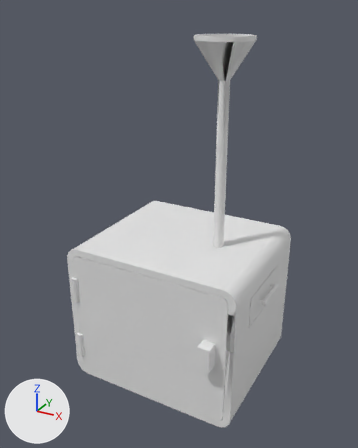
What one commit did to the FBX model public/three-assets/fbx/box.fbx.
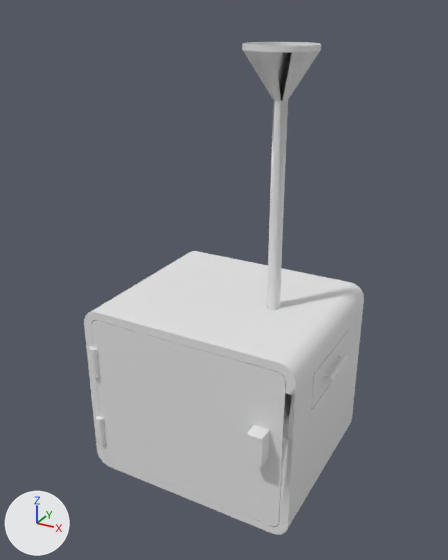
The first picture shows the older version from a 50 mm camera at (7.22, -13.45, 9.68) aimed at (0.03, -0.38, 3.14). The close-ups show both versions on the part from 0% to 100% of the width and 0% to 100% of the height of that picture; other places that the commit changed are outside them. Lighting does not change. The marker at lower left points along +X, +Y and +Z. Where no turn or scale is listed for an object, it has been applied to the vertices. Vertices at the same position are counted once.
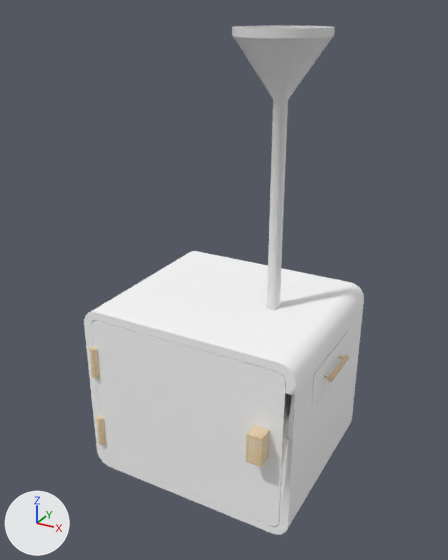
The change, as a diff of the scene's bpy script:
```diff
--- a/public/three-assets/fbx/box.fbx.py
+++ b/public/three-assets/fbx/box.fbx.py
@@ img_wood_texture_jpg @@
+img_wood_texture_jpg = load_image('Wood_Texture.jpg', '_unpacked/Wood_Texture.jpg', 3600, 3600, 'Non-Color')
@@ mat_mat_3 @@
+mat_mat_3 = bpy.data.materials.new('Mat.3')
+# uses the picture img_wood_texture_jpg
@@ mat_mat_1 @@
+mat_mat_1 = principled_material('Mat.1')
+mat_mat_1.base_color = (1.0, 1.0, 1.0)  # white #ffffff
+mat_mat_1.roughness = 0.472
@@ mat_mat @@
+mat_mat = principled_material('Mat')
+mat_mat.base_color = (0.8, 0.8, 0.8)  # white #e7e7e7
+mat_mat.roughness = 0.434
@@ me_mesh_022 @@
 me_mesh_022.from_pydata(...)  # 48 vertices, 26 faces; spans x 0.0..5.51, y -0.05..0.06, z -2.26..2.26
+me_mesh_022.materials.append(mat_mat_1)  # white #ffffff
@@ me_mesh_010 @@
 me_mesh_010.from_pydata(...)  # 111 vertices, 121 faces; spans x -0.5..0.5, y -1.25..1.25, z -0.5..0.5
+me_mesh_010.materials.append(mat_mat_1)  # white #ffffff
@@ me_mesh_009 @@
 me_mesh_009.from_pydata(...)  # 22 vertices, 30 faces; spans x -0.07..0.07, y -0.635..0.635, z -0.067..0.067
+me_mesh_009.materials.append(mat_mat_3)
@@ me_mesh_019 @@
 me_mesh_019.from_pydata(...)  # 8 vertices, 6 faces; spans x -0.2..0.2, y -0.2..0.2, z -0.4..0.4
+me_mesh_019.materials.append(mat_mat_3)
@@ me_mesh_005 @@
 # used by ob_tube_8; location = (1.3, 0.0, 3.11)
-me_mesh_005.from_pydata(...)  # 154 vertices, 153 faces; spans x -0.89..0.85, y -0.85..0.85, z -4.64..5.71
+me_mesh_005.from_pydata(...)  # 224 vertices, 224 faces; spans x -1.11..1.11, y -1.09..1.09, z -4.64..6.18
+# me_mesh_005 part 1
+# 14 vertices are removed from x -0.89..0.85, y -0.85..0.85, z 5.71
+# 27 faces are deleted
+# 56 vertices are added at x -1.11..1.11, y -1.09..1.09, z 5.99..6.18
+# 28 new vertices lie (0.0, 0.0, 0.19) away from vertices in x -1.11..1.11, y -1.09..1.09, z 5.99
+# 98 new faces join them
+me_mesh_005.materials.append(mat_mat)  # white #e7e7e7
@@ me_mesh_002 @@
 me_mesh_002.from_pydata(...)  # 256 vertices, 235 faces; spans x -3.0..3.0, y -2.5..2.5, z -2.5..2.5
+me_mesh_002.materials.append(mat_mat_1)  # white #ffffff
@@ me_mesh_019_1 @@
+me_mesh_019_1.from_pydata(...)  # 82 vertices, 96 faces; spans x -12.0..12.0, y -43.5..43.5, z -12.0..12.0
+me_mesh_019_1.materials.append(mat_mat_3)
@@ ob_cylinder_1 @@
-ob_cylinder_1 = bpy.data.objects.new('Cylinder_1', me_mesh_020)
+ob_cylinder_1 = bpy.data.objects.new('Cylinder_1', me_mesh_019_1)
 ob_cylinder_1.parent = ob_porte
@@ ob_tube_9 @@
-ob_tube_9 = bpy.data.objects.new('Tube_9', me_mesh_004)
-ob_tube_9.location = (1.28, 0.0, 8.88)
```

Pixel boxes (x1, y1, x2, y2) of what changed, in the close-ups (448 x 560 px):
'Cube', recoloured
    both: (84, 251, 364, 535)
'Cube_1', recoloured
    both: (91, 320, 286, 526)
'Tube_8', reshaped (32% wider, 10% taller)
    before: (243, 50, 321, 310)
    after: (232, 25, 335, 310)
'Tube_9', deleted
    before: (242, 42, 321, 101)
'Cube_2', recoloured
    both: (311, 331, 348, 410)
'poignee', recoloured (grey to beige)
    both: (246, 425, 269, 467)
'Cylinder_1', recoloured (grey to beige)
    both: (89, 346, 100, 378)
'Cylinder', recoloured (grey to beige)
    both: (96, 416, 106, 445)
'Cylinder_2_3', recoloured (grey to beige)
    both: (327, 355, 349, 382)
part 1 of me_mesh_005, built on
    before: (243, 50, 321, 101)
    after: (232, 25, 335, 101)
